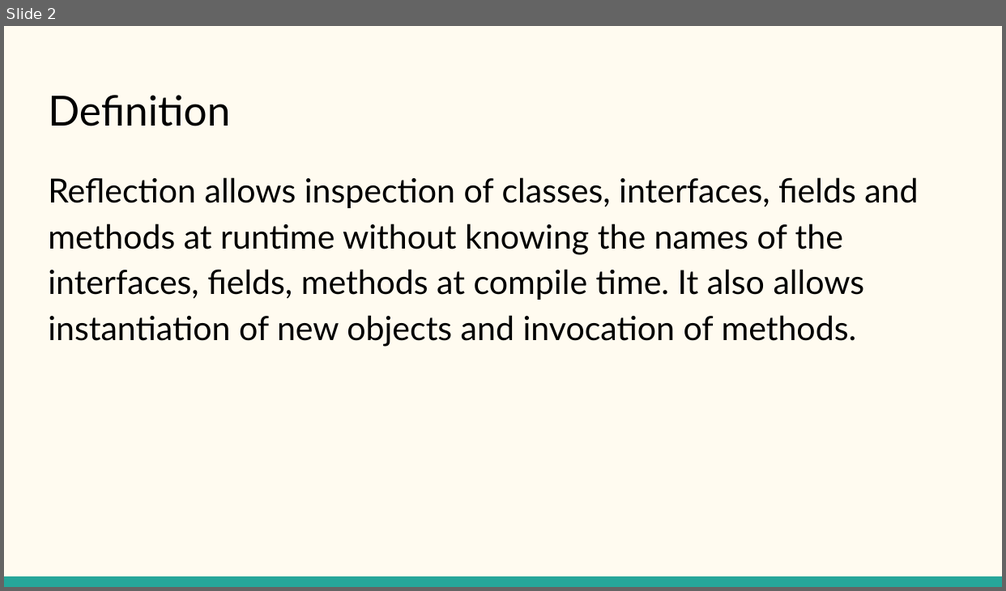
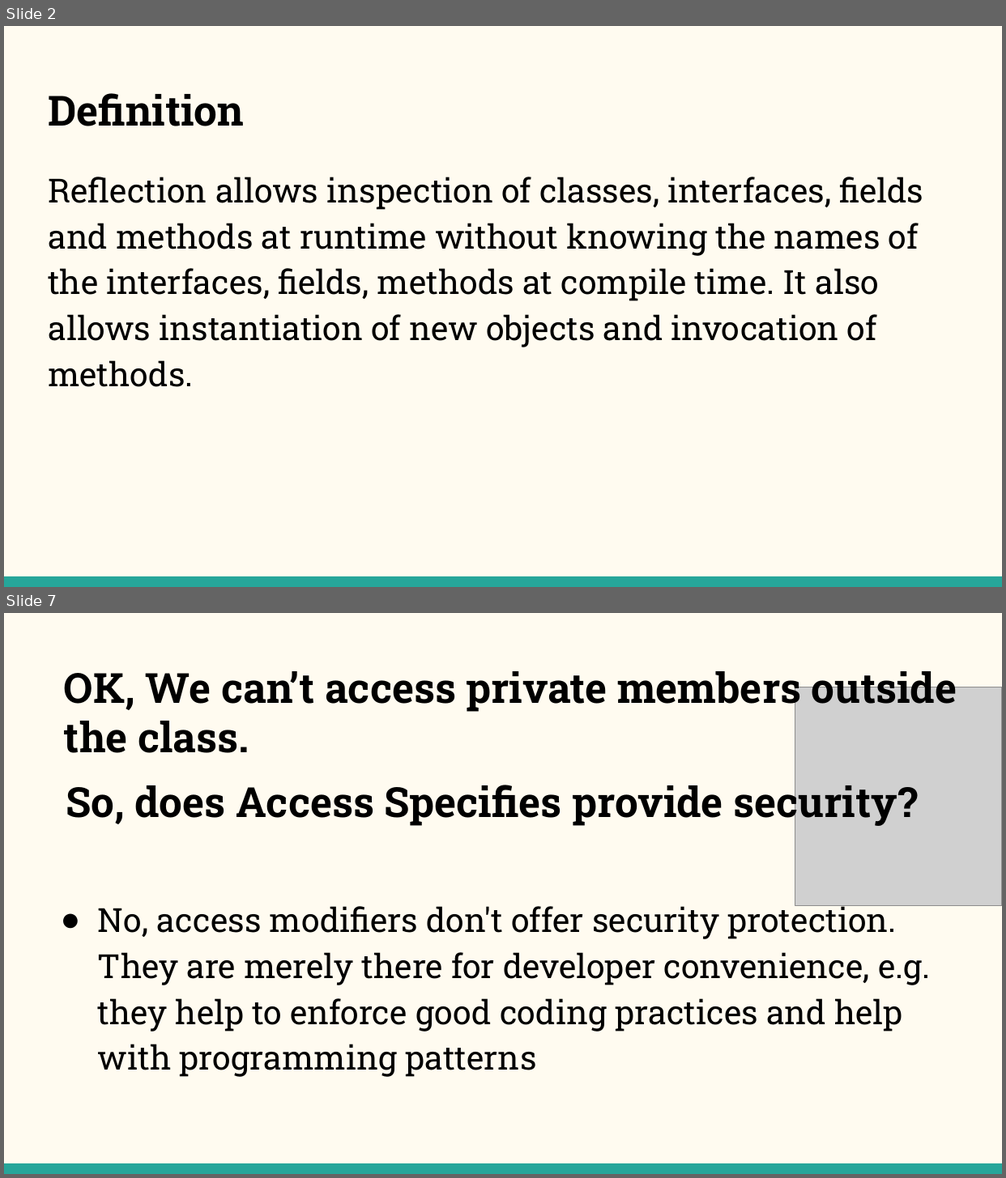
Before and after one commit to NehalPatel/Reflection, a slide deck: Reflection.pptx. Shown one above the other, each under a label of ours: slide 2 before the commit, slides 2 and 7 after it; the slides between them are not shown. The pictures are 1006x591 and 1006x1178 pixels, drawn with LibreOffice and Linux fonts; fonts in the diff are those of the drawing; grey boxes stand for pictures. Boxes give left, top, right and bottom in pixels: in the first picture for what was removed or moved away, otherwise in the second. Text is boxed around its words. In the diff, an @@ line names an element or a change of style, - is before the commit and + after.

```diff
--- a/Reflection.pptx
+++ b/Reflection.pptx
@@ slide 7 added at (4,613,1002,1174), background #FFFBF0; not listed: 1 template element that a slide beside it also shows @@
@@ title added at (64,665,957,753), 30 pt, text #000000, bold @@
+OK, We can’t access private members outside the class.
@@ picture added at (795,687,1002,905) @@
@@ text added at (66,778,918,827), 30 pt, text #000000, bold @@
+So, does Access Specifies provide security?
@@ text added at (98,902,930,1077), 24 pt, text #000000 @@
+● No, access modifiers don't offer security protection. They are merely there for developer convenience, e.g. they help to enforce good coding practices and help with programming patterns
@@ slide 2 changed as well @@
@@ title "Definition" at (48,93,244,126): font Lato to Roboto Slab, bold on @@
@@ text "Reflection allows inspection of classes, ..." at (48,177,924,387): font Lato to Roboto Slab @@
```
Also in this commit, not shown: 1 other slide changed, 7 other slides added, 8 slides removed, 7 other files.
